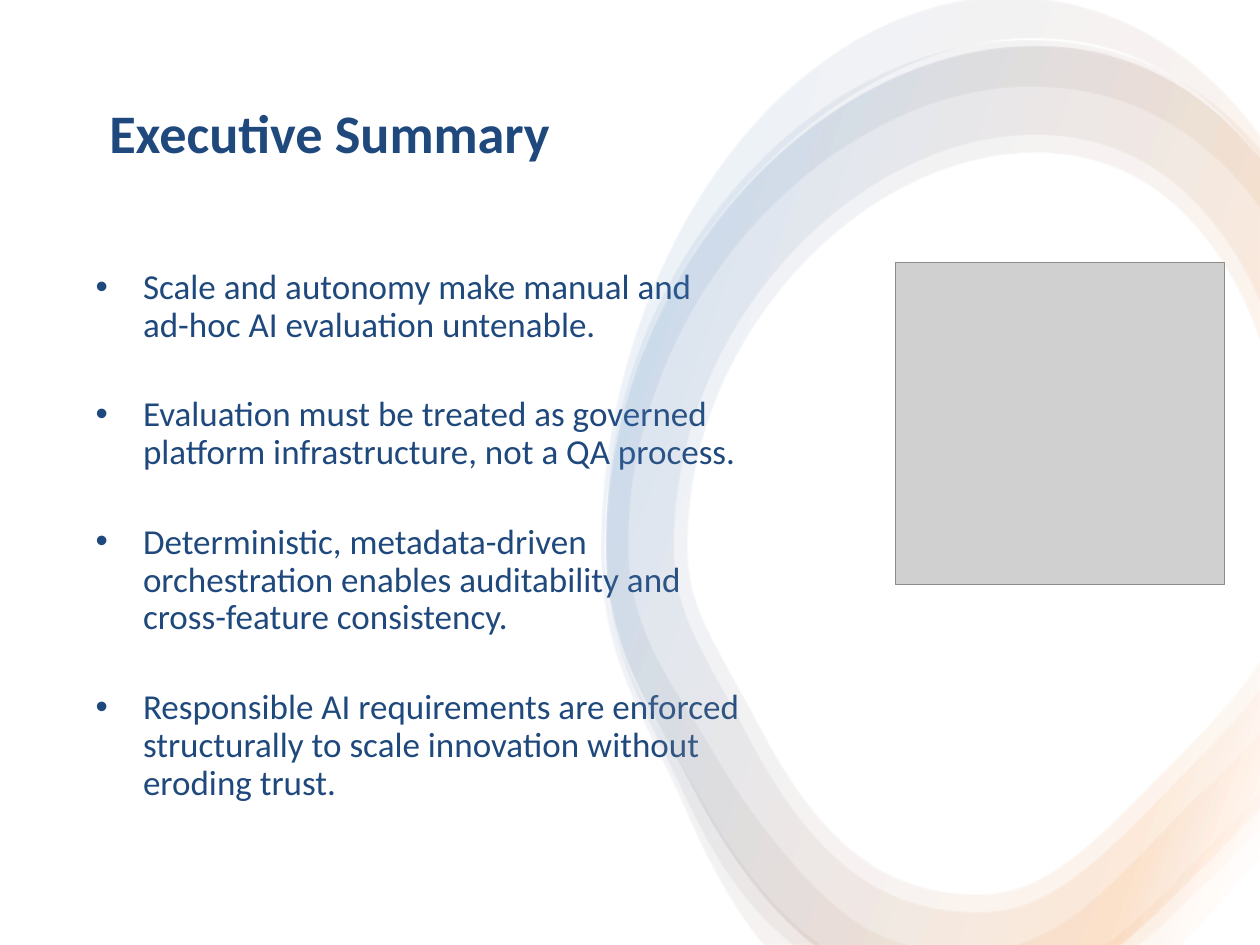
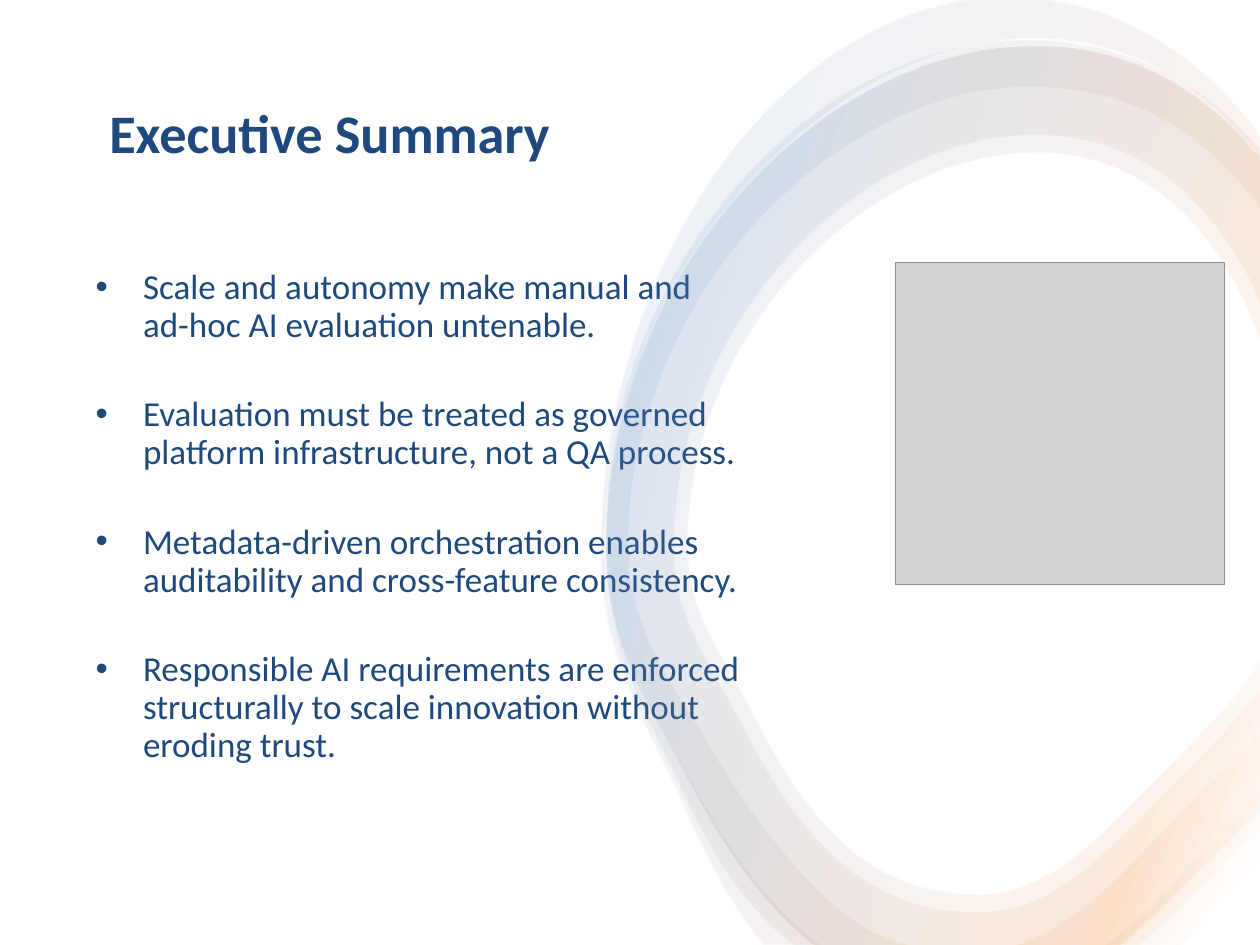
Before and after one commit to hshujuan/MetaFeature-Orchestrator, a slide deck: slide 2 of TechnicalDocs/MetaFeature_Orchestrator_Final_Executive_Deck.pptx. Drawn at 1260x945 pixels with LibreOffice and Linux fonts; fonts in the diff are those of the drawing; grey boxes stand for pictures. Boxes give left, top, right and bottom in pixels: in the first picture for what was removed or moved away, otherwise in the second. Text is boxed around its words. In the diff, an @@ line names an element or a change of style, - is before the commit and + after.

```diff
--- a/TechnicalDocs/MetaFeature_Orchestrator_Final_Executive_Deck.pptx
+++ b/TechnicalDocs/MetaFeature_Orchestrator_Final_Executive_Deck.pptx
@@ text at (143, 529, 737, 598): text changed @@
-• Deterministic, metadata-driven orchestration enables auditability and cross-feature consistency.
+• Metadata-driven orchestration enables auditability and cross-feature consistency.
```
Also in this commit, not shown: 2 other slides changed, 4 other files.
